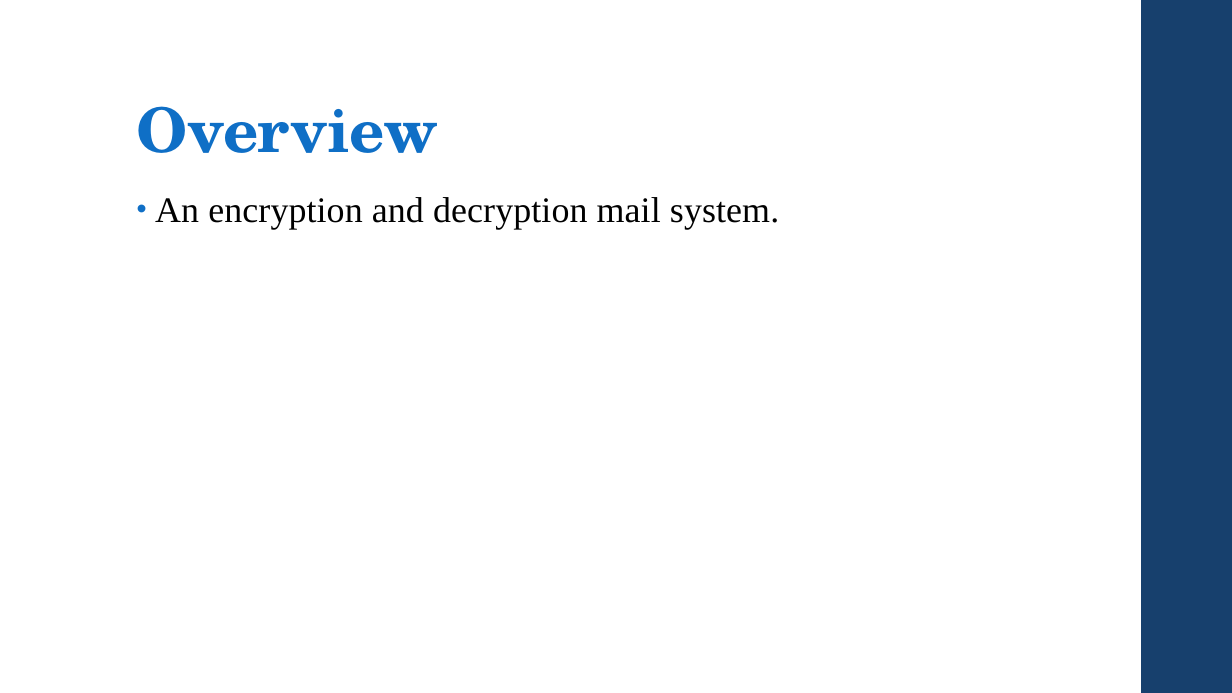
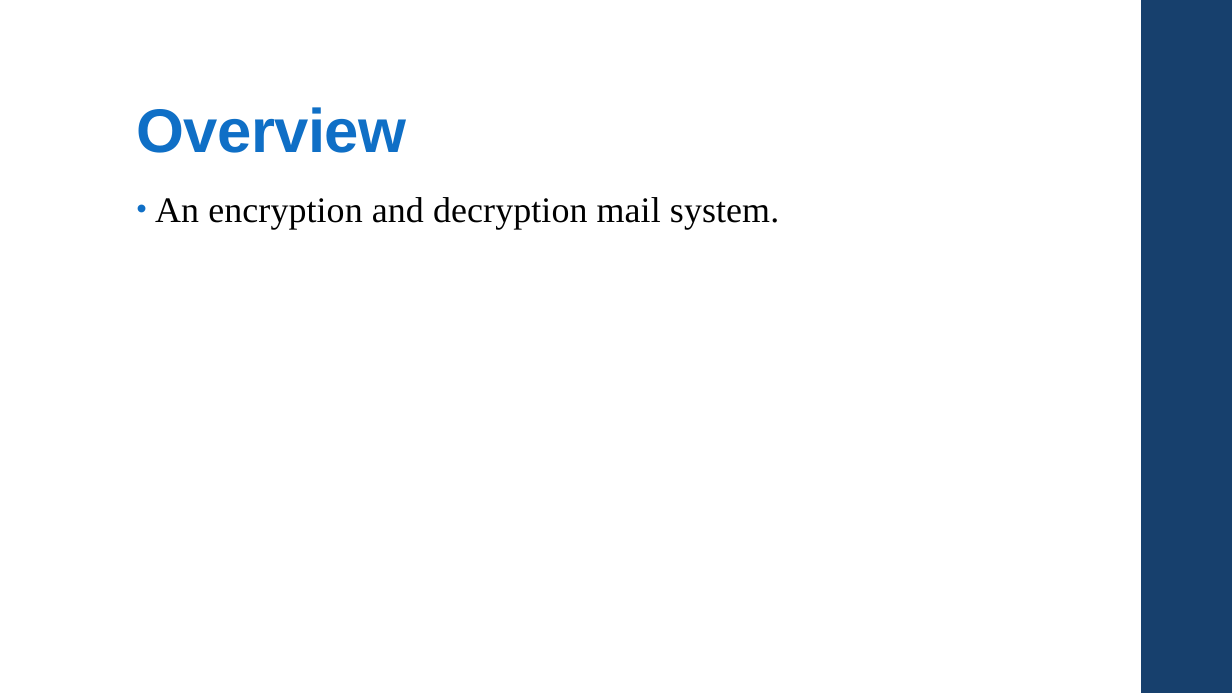
Before and after one commit to csc4350adept/csc4350, a slide deck: slide 3 of docs/Pres.pptx (slide 2 before the commit). Drawn at 1232x693 pixels with LibreOffice and Linux fonts; fonts in the diff are those of the drawing. Boxes give left, top, right and bottom in pixels: in the first picture for what was removed or moved away, otherwise in the second. Text is boxed around its words. In the diff, an @@ line names an element or a change of style, - is before the commit and + after.

```diff
--- a/docs/Pres.pptx
+++ b/docs/Pres.pptx
@@ title "Overview" at (137, 107, 406, 153): font TeX Gyre Schola to Arial @@
```
Also in this commit, not shown: 6 other slides changed, 4 slides added, 2 slides removed.
